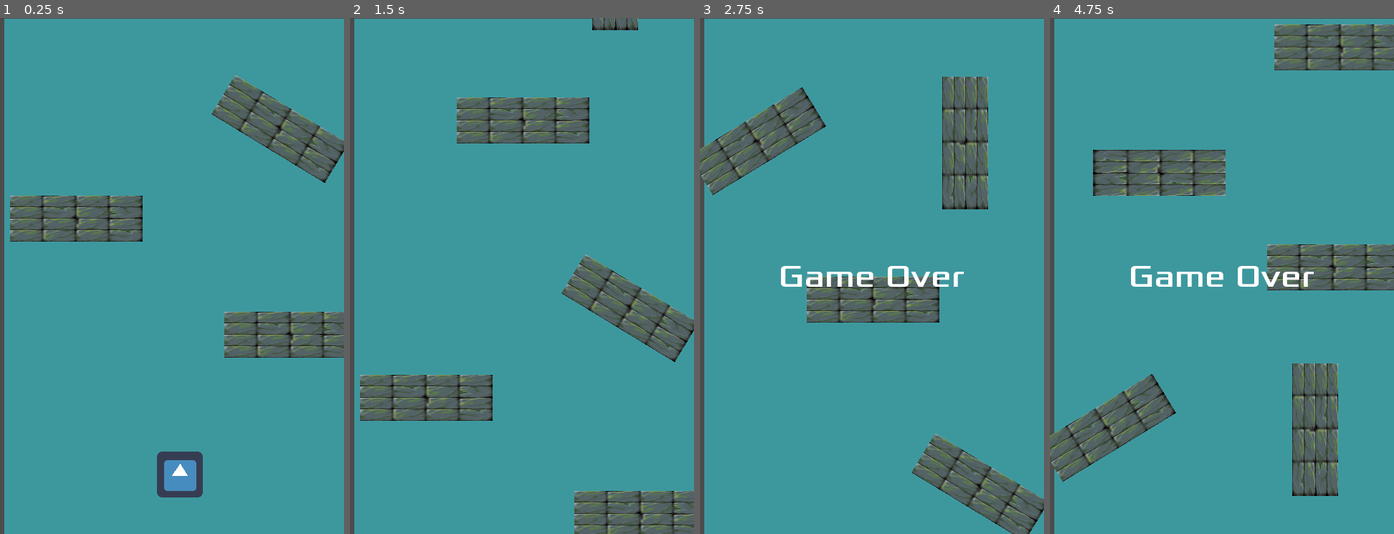
Above: before the commit, frames 1-4 (left to right).
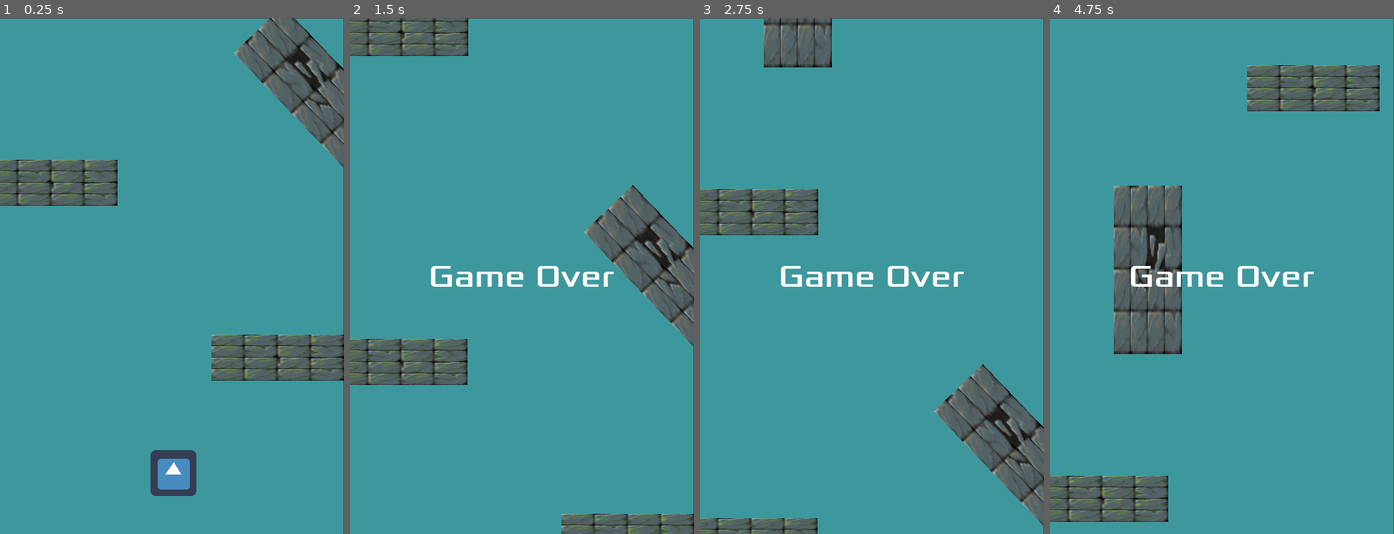
Above: after the commit, the same moments.

Repository: Harrison-Winters/Jet-Pack-Escape
Game: Godot game, scene res://Stage1.tscn
The game is run twice, just before and just after one commit, with the same random seed, the same clock (stepped at 60 frames per second) and the same inputs. The engine's default icon, where the game draws it, is replaced by a stand-in: a white triangle on a blue panel in a dark square.
Inputs:
- Up to frame 1 (0.25 s): no input
- Up to frame 2 (1.5 s): hold Right (ui_right) 0.53-1.28 s; hold Down (ui_down) from 1.28 s (still down)
- Up to frame 3 (2.75 s): release Down (ui_down) at 2.03 s; hold Right (ui_right) from 2.03 s (still down)
- Up to frame 4 (4.75 s): release Right (ui_right) at 2.78 s; hold Up (ui_up) 2.78-3.53 s; hold Left (ui_left) from 3.53 s (still down)

The runs differ from the first frame. In frame 1, 19% of the frame differs, in the area x 0-100%, y 0-100%; in frame 2, 23%; in frame 3, 24%; in frame 4, 29%.

Commit message:
added stage part 1

Diff:
--- /dev/null
+++ b/Jetpack Escape/Obstacle2.tscn
@@ -0,0 +1,18 @@
+[gd_scene load_steps=2 format=2]
+
+[ext_resource path="res://art/png/TILE_2B.png" type="Texture" id=1]
+
+[node name="Obstacle2" type="Node2D"]
+
+[node name="StaticBody2D" type="StaticBody2D" parent="."]
+
+[node name="Sprite" type="Sprite" parent="StaticBody2D"]
+position = Vector2( 50.5, 116.25 )
+scale = Vector2( 1.48438, 3.67969 )
+texture = ExtResource( 1 )
+region_filter_clip = true
+
+[node name="CollisionPolygon2D" type="CollisionPolygon2D" parent="StaticBody2D"]
+position = Vector2( 49.95, 115.675 )
+scale = Vector2( 1.48535, 3.81494 )
+polygon = PoolVector2Array( 32, 32, -32, 32, -32, -32, 32, -32 )
--- a/Jetpack Escape/Obstacles.gd
+++ b/Jetpack Escape/Obstacles.gd
@@ -10,4 +10,4 @@
 	position += velocity * delta
 
 	if position.y > 800:
-		position.y = -500
+		position.y = -800
--- /dev/null
+++ b/Jetpack Escape/Part1.tscn
@@ -0,0 +1,29 @@
+[gd_scene load_steps=4 format=2]
+
+[ext_resource path="res://Obstacles.tscn" type="PackedScene" id=1]
+[ext_resource path="res://Obstacle2.tscn" type="PackedScene" id=2]
+[ext_resource path="res://Obstacles.gd" type="Script" id=3]
+
+[node name="Part1" type="Node2D"]
+position = Vector2( -300, -51 )
+
+[node name="Obstacle1" parent="." instance=ExtResource( 1 )]
+position = Vector2( -3, 183 )
+
+[node name="Obstacle2" parent="." instance=ExtResource( 2 )]
+position = Vector2( 635, 123 )
+rotation = -0.764454
+script = ExtResource( 3 )
+
+[node name="Obstacle3" parent="." instance=ExtResource( 1 )]
+position = Vector2( 313, 427 )
+
+[node name="Obstacle4" parent="." instance=ExtResource( 1 )]
+position = Vector2( -2, -276 )
+
+[node name="Obstacle5" parent="." instance=ExtResource( 2 )]
+position = Vector2( 396, -594 )
+script = ExtResource( 3 )
+
+[node name="Obstacle6" parent="." instance=ExtResource( 1 )]
+position = Vector2( 293, -849 )
--- a/Jetpack Escape/Stage1.tscn
+++ b/Jetpack Escape/Stage1.tscn
@@ -5,7 +5,7 @@
 [ext_resource path="res://DeathZone.tscn" type="PackedScene" id=3]
 [ext_resource path="res://HUD.tscn" type="PackedScene" id=4]
 [ext_resource path="res://Stage1.gd" type="Script" id=5]
-[ext_resource path="res://Obstacles.tscn" type="PackedScene" id=6]
+[ext_resource path="res://Part1.tscn" type="PackedScene" id=6]
 
 [sub_resource type="PhysicsMaterial" id=3]
 
@@ -19,6 +19,7 @@
 script = ExtResource( 5 )
 
 [node name="PlayerCollisionObject" parent="." instance=ExtResource( 1 )]
+position = Vector2( 245, 636 )
 
 [node name="WallContainer" type="Node2D" parent="."]
 position = Vector2( -11, -3 )
@@ -77,9 +78,9 @@
 light_mask = 0
 anchor_right = 1.0
 anchor_bottom = 1.0
-margin_left = 6.0
+margin_left = -1.0
 margin_top = 1.0
-margin_right = 6.0
+margin_right = -1.0
 margin_bottom = 1.0
 color = Color( 0.239216, 0.596078, 0.619608, 1 )
 
@@ -89,31 +90,5 @@
 
 [node name="HUD" parent="." instance=ExtResource( 4 )]
 
-[node name="Obstacles" parent="." instance=ExtResource( 6 )]
-position = Vector2( 21, 274 )
-
-[node name="Obstacles2" parent="." instance=ExtResource( 6 )]
-position = Vector2( 11, -720 )
-
-[node name="Obstacles3" parent="." instance=ExtResource( 6 )]
-position = Vector2( 123, -196 )
-rotation = 0.546288
-z_index = 40
-
-[node name="Obstacles4" parent="." instance=ExtResource( 6 )]
-position = Vector2( -143, -275 )
-
-[node name="Obstacles5" parent="." instance=ExtResource( 6 )]
-position = Vector2( -310, -279 )
-rotation = -0.546288
-
-[node name="Obstacles6" parent="." instance=ExtResource( 6 )]
-position = Vector2( 488, -761 )
-rotation = 1.5708
-
-[node name="Obstacles7" parent="." instance=ExtResource( 6 )]
-position = Vector2( -278, 112 )
-
-[node name="Obstacles8" parent="." instance=ExtResource( 6 )]
-position = Vector2( 538, -616 )
-rotation = -3.14159
+[node name="Part1" parent="." instance=ExtResource( 6 )]
+position = Vector2( -310, -121 )
